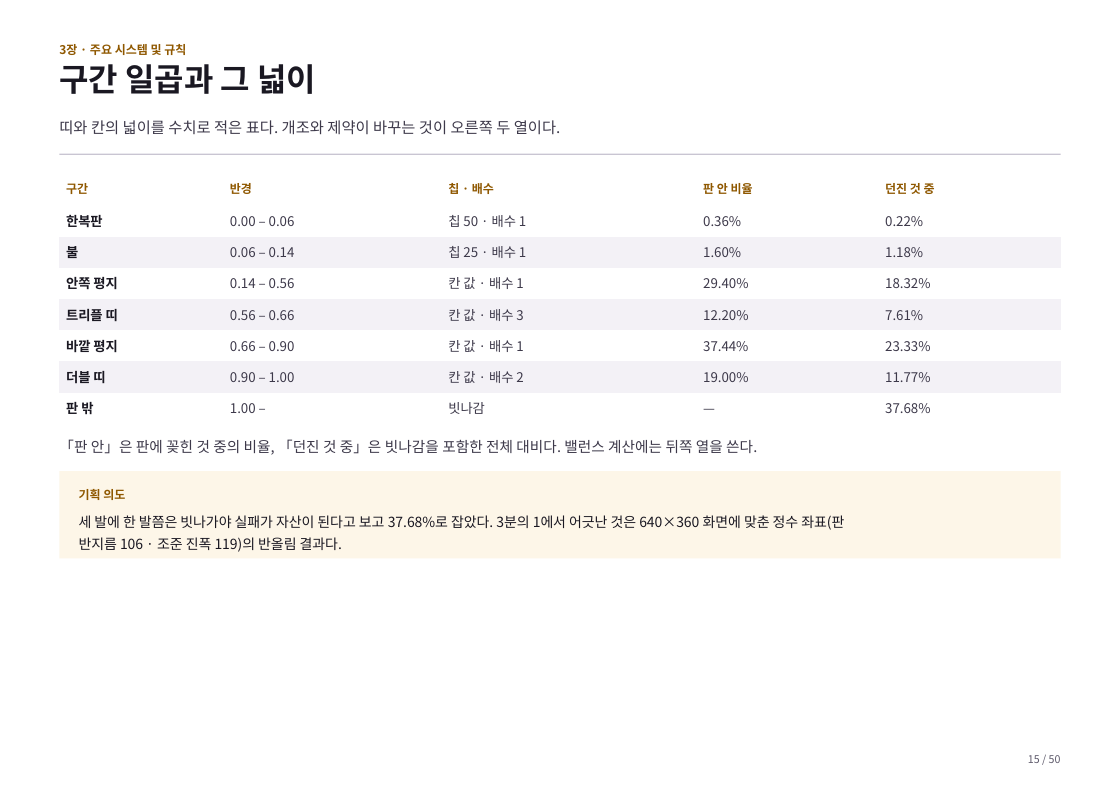
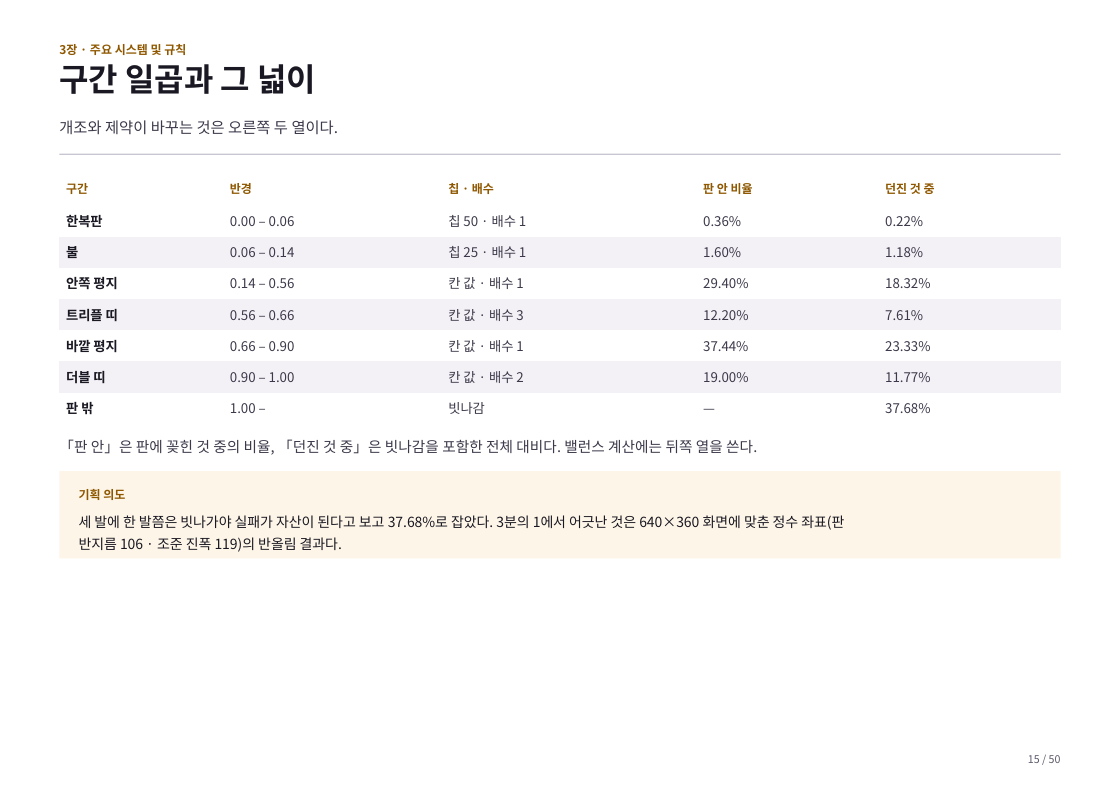
Before and after one commit to GGbong69/test-03, a slide deck: slide 15 of docs/기획서.pptx. Drawn at 1120x792 pixels with LibreOffice and Linux fonts; fonts in the diff are those of the drawing. Boxes give left, top, right and bottom in pixels: in the first picture for what was removed or moved away, otherwise in the second. Text is boxed around its words. In the diff, an @@ line names an element or a change of style, - is before the commit and + after.

```diff
--- a/docs/기획서.pptx
+++ b/docs/기획서.pptx
@@ text at (x1=59, y1=120, x2=339, y2=134): text changed @@
-띠와 칸의 넓이를 수치로 적은 표다. 개조와 제약이 바꾸는 것이 오른쪽 두 열이다.
+개조와 제약이 바꾸는 것은 오른쪽 두 열이다.
```
Also in this commit, not shown: 12 other slides changed, 2 other files.
